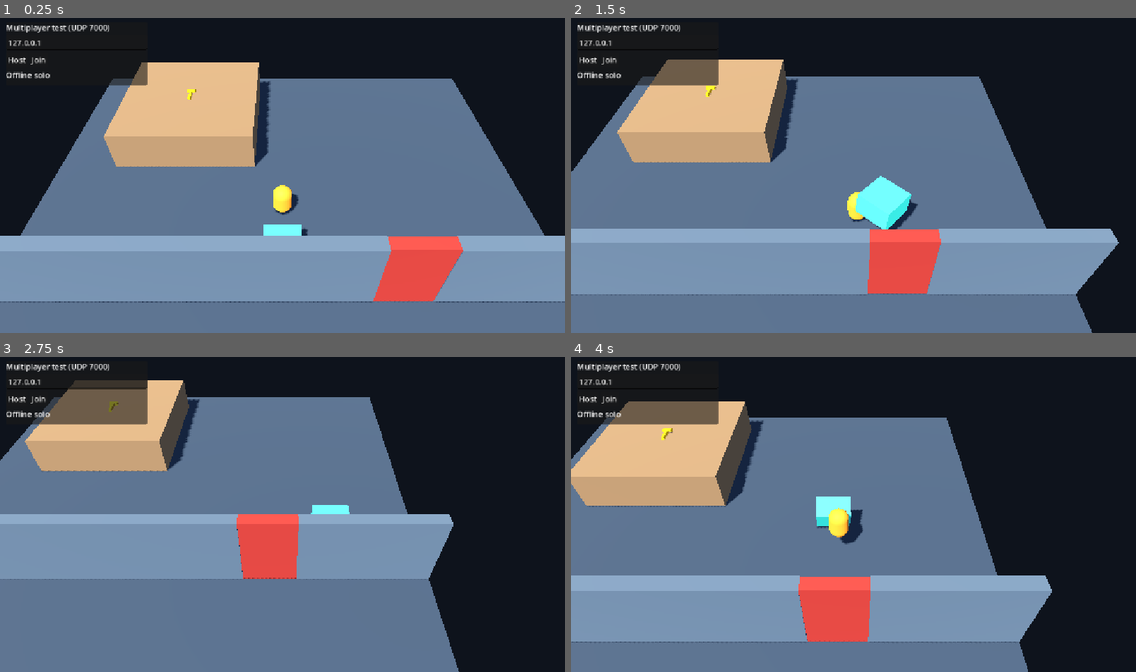
Above: before the commit, frames 1-4 (two rows, left to right).
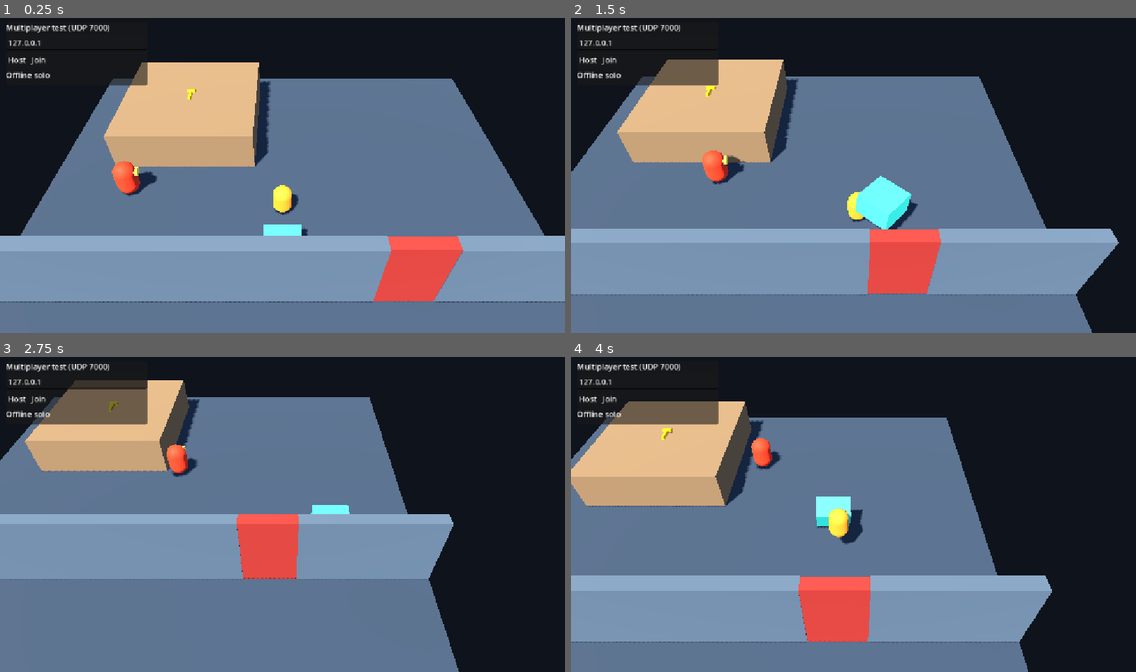
Above: after the commit, the same moments.

Repository: Lukasohgren/break-out-bear
Game: Godot game, scene res://scenes/main.tscn
Two runs of this game, one before a commit and one after it. Both use one fixed random seed, a clock stepped at 60 frames per second and the inputs below.
Inputs:
- Up to frame 1 (0.25 s): no input
- Up to frame 2 (1.5 s): hold D (move_right) 0.53-1.28 s; tap E (interact) at 0.6, 1.35 s; tap Space (jump) at 0.77 s; hold S (move_backward) from 1.28 s (still down)
- Up to frame 3 (2.75 s): tap Space (jump) at 1.52 s; release S (move_backward) at 2.03 s; hold D (move_right) from 2.03 s (still down); tap E (interact) at 2.1 s
- Up to frame 4 (4 s): release D (move_right) at 2.78 s; hold W (move_forward) 2.78-3.53 s; tap E (interact) at 2.85, 3.6 s; tap Space (jump) at 3.02, 3.77 s; hold A (move_left) from 3.53 s (still down)

The runs differ from the first frame. In frame 1, 0.5% of the frame differs, in the area x 19-28%, y 45-57%; in frame 2, 0.5%, in the area x 23-31%, y 42-53%; in frame 3, 0.4%; in frame 4, 0.3%.

Commit message:
Implemented networked guard patrol foundation

Diff:
--- /dev/null
+++ b/guard/guard.gd
@@ -0,0 +1,93 @@
+extends CharacterBody3D
+
+@export var patrol_route: Node3D
+
+@export_group("Patrol")
+@export_range(0.0, 5.0, 0.1, "or_greater", "suffix:m/s")
+var patrol_speed: float = 1.0
+@export_range(0.0, 1080.0, 10.0, "or_greater", "suffix:deg/s")
+var rotation_speed: float = 360.0
+@export_range(0.05, 1.0, 0.01, "or_greater", "suffix:m")
+var patrol_point_tolerance: float = 0.18
+
+@onready var navigation_agent: NavigationAgent3D = $NavigationAgent3D
+
+var patrol_points: Array[Marker3D] = []
+var patrol_point_index: int = 0
+var _target_started: bool = false
+var _gravity: float = float(ProjectSettings.get_setting("physics/3d/default_gravity"))
+
+
+func _ready() -> void:
+	if patrol_route == null:
+		push_error("Guard needs a Patrol Route reference in the Inspector.")
+		set_physics_process(false)
+		return
+	for child in patrol_route.get_children():
+		if child is Marker3D:
+			patrol_points.append(child)
+	if patrol_points.size() < 2:
+		push_error("Guard patrol route needs at least two Marker3D children.")
+		set_physics_process(false)
+		return
+	navigation_agent.target_desired_distance = patrol_point_tolerance
+
+
+func _physics_process(delta: float) -> void:
+	if not multiplayer.is_server() or not is_multiplayer_authority():
+		return
+
+	if is_on_floor():
+		velocity.y = 0.0
+	else:
+		velocity.y -= _gravity * delta
+
+	# The navigation map needs a physics tick to synchronize after scene load.
+	if NavigationServer3D.map_get_iteration_id(navigation_agent.get_navigation_map()) == 0:
+		velocity.x = 0.0
+		velocity.z = 0.0
+		move_and_slide()
+		return
+
+	if not _target_started:
+		_target_started = true
+		if _horizontal_distance_to(patrol_points[0].global_position) <= patrol_point_tolerance:
+			patrol_point_index = 1
+		_set_patrol_target()
+	elif _horizontal_distance_to(patrol_points[patrol_point_index].global_position) <= patrol_point_tolerance:
+		patrol_point_index = (patrol_point_index + 1) % patrol_points.size()
+		_set_patrol_target()
+
+	var next_position: Vector3 = navigation_agent.get_next_path_position()
+	var direction: Vector3 = next_position - global_position
+	direction.y = 0.0
+	if navigation_agent.is_navigation_finished() or direction.is_zero_approx():
+		velocity.x = 0.0
+		velocity.z = 0.0
+	else:
+		var speed: float = minf(patrol_speed, direction.length() / delta)
+		var movement_direction: Vector3 = direction.normalized()
+		velocity.x = movement_direction.x * speed
+		velocity.z = movement_direction.z * speed
+
+	move_and_slide()
+	_rotate_toward_movement(delta)
+
+
+func _set_patrol_target() -> void:
+	navigation_agent.target_position = patrol_points[patrol_point_index].global_position
+
+
+func _horizontal_distance_to(target: Vector3) -> float:
+	var offset: Vector3 = target - global_position
+	offset.y = 0.0
+	return offset.length()
+
+
+func _rotate_toward_movement(delta: float) -> void:
+	var movement: Vector3 = get_real_velocity()
+	movement.y = 0.0
+	if movement.is_zero_approx():
+		return
+	var target_yaw: float = atan2(-movement.x, -movement.z)
+	rotation.y = rotate_toward(rotation.y, target_yaw, deg_to_rad(rotation_speed) * delta)
--- /dev/null
+++ b/guard/guard.tscn
@@ -0,0 +1,57 @@
+[gd_scene load_steps=8 format=3]
+
+[ext_resource type="Script" path="res://guard/guard.gd" id="1_guard"]
+
+[sub_resource type="CapsuleShape3D" id="CapsuleShape3D_guard"]
+radius = 0.18
+height = 0.6
+
+[sub_resource type="StandardMaterial3D" id="StandardMaterial3D_guard"]
+albedo_color = Color(0.9, 0.25, 0.17, 1)
+roughness = 0.7
+
+[sub_resource type="CapsuleMesh" id="CapsuleMesh_guard"]
+material = SubResource("StandardMaterial3D_guard")
+radius = 0.18
+height = 0.6
+
+[sub_resource type="StandardMaterial3D" id="StandardMaterial3D_front"]
+albedo_color = Color(1, 0.87, 0.3, 1)
+
+[sub_resource type="BoxMesh" id="BoxMesh_front"]
+material = SubResource("StandardMaterial3D_front")
+size = Vector3(0.14, 0.08, 0.08)
+
+[sub_resource type="SceneReplicationConfig" id="SceneReplicationConfig_guard"]
+properties/0/path = NodePath(".:position")
+properties/0/spawn = false
+properties/0/replication_mode = 1
+properties/1/path = NodePath(".:rotation")
+properties/1/spawn = false
+properties/1/replication_mode = 1
+
+[node name="Guard" type="CharacterBody3D"]
+collision_layer = 4
+collision_mask = 1
+floor_snap_length = 0.05
+script = ExtResource("1_guard")
+
+[node name="CollisionShape3D" type="CollisionShape3D" parent="."]
+position = Vector3(0, 0.3, 0)
+shape = SubResource("CapsuleShape3D_guard")
+
+[node name="MeshInstance3D" type="MeshInstance3D" parent="."]
+position = Vector3(0, 0.3, 0)
+mesh = SubResource("CapsuleMesh_guard")
+
+[node name="FacingMarker" type="MeshInstance3D" parent="."]
+position = Vector3(0, 0.42, -0.18)
+mesh = SubResource("BoxMesh_front")
+
+[node name="NavigationAgent3D" type="NavigationAgent3D" parent="."]
+path_desired_distance = 0.12
+target_desired_distance = 0.18
+radius = 0.25
+
+[node name="MultiplayerSynchronizer" type="MultiplayerSynchronizer" parent="."]
+replication_config = SubResource("SceneReplicationConfig_guard")
--- a/items/carryable_object.tscn
+++ b/items/carryable_object.tscn
@@ -26,7 +26,7 @@
 
 [node name="CarryableObject" type="RigidBody3D" groups=["carryables"]]
 collision_layer = 2
-collision_mask = 3
+collision_mask = 11
 mass = 20.0
 script = ExtResource("1_carryable")
 
--- a/items/key.tscn
+++ b/items/key.tscn
@@ -30,7 +30,7 @@
 
 [node name="Key" type="RigidBody3D" groups=["carryables"]]
 collision_layer = 2
-collision_mask = 3
+collision_mask = 11
 script = ExtResource("1_carryable")
 item_id = &"shelf_key"
 
--- a/player/player.tscn
+++ b/player/player.tscn
@@ -29,7 +29,8 @@
 
 [node name="Player" type="CharacterBody3D" groups=["players"]]
 script = ExtResource("1_player")
-collision_mask = 3
+collision_layer = 8
+collision_mask = 11
 floor_snap_length = 0.05
 editor_description = "Toy-scale player, 0.5 m tall and 0.3 m wide. The root is at its feet; forward is local -Z. Assign Movement Camera when instancing this scene."
 
--- a/project.godot
+++ b/project.godot
@@ -55,7 +55,15 @@
 
 [layer_names]
 
+3d_physics/layer_1="World"
 3d_physics/layer_2="Carryable"
+3d_physics/layer_3="Guard"
+3d_physics/layer_4="Player"
+
+[navigation]
+
+3d/default_cell_size=0.05
+3d/default_cell_height=0.05
 
 [physics]
 
--- a/scenes/main.tscn
+++ b/scenes/main.tscn
@@ -6,6 +6,8 @@
 [ext_resource type="Script" path="res://network/network_session.gd" id="4_network_session"]
 [ext_resource type="PackedScene" path="res://items/key.tscn" id="5_key"]
 [ext_resource type="PackedScene" path="res://world/locked_door.tscn" id="6_locked_door"]
+[ext_resource type="NavigationMesh" path="res://world/test_navigation_mesh.tres" id="7_guard_nav"]
+[ext_resource type="PackedScene" path="res://guard/guard.tscn" id="8_guard"]
 
 [sub_resource type="StandardMaterial3D" id="StandardMaterial3D_floor"]
 albedo_color = Color(0.19, 0.25, 0.32, 1)
@@ -56,7 +58,7 @@
 reflected_light_source = 1
 tonemap_mode = 2
 
-[node name="Main" type="Node3D" unique_id=1253121385]
+[node name="Main" type="Node3D" unique_id=1253121385 groups=["guard_navigation_source"]]
 editor_description = "First puzzle test: move the box to the shelf, retrieve the key, and open the door. Scale convention: 1 unit = 1 metre."
 
 [node name="Floor" type="StaticBody3D" parent="." unique_id=463263654]
@@ -108,6 +110,28 @@
 
 [node name="LockedDoor" parent="." instance=ExtResource("6_locked_door")]
 position = Vector3(1.6, 0.6, 1.5)
+
+[node name="GuardNavigation" type="NavigationRegion3D" parent="."]
+navigation_mesh = ExtResource("7_guard_nav")
+
+[node name="GuardPatrol" type="Node3D" parent="."]
+editor_description = "Move these markers to edit the Guard patrol. Child order is the visit order. Rebake GuardNavigation after changing static geometry."
+
+[node name="Point01" type="Marker3D" parent="GuardPatrol"]
+position = Vector3(-2.8, 0, -0.4)
+
+[node name="Point02" type="Marker3D" parent="GuardPatrol"]
+position = Vector3(0.2, 0, -3.25)
+
+[node name="Point03" type="Marker3D" parent="GuardPatrol"]
+position = Vector3(2.5, 0, -2.7)
+
+[node name="Point04" type="Marker3D" parent="GuardPatrol"]
+position = Vector3(1.6, 0, 0.8)
+
+[node name="Guard" parent="." node_paths=PackedStringArray("patrol_route") instance=ExtResource("8_guard")]
+position = Vector3(-2.8, 0, -0.4)
+patrol_route = NodePath("../GuardPatrol")
 
 [node name="WorldEnvironment" type="WorldEnvironment" parent="." unique_id=1158593214]
 environment = SubResource("Environment_composition")
--- /dev/null
+++ b/world/test_navigation_mesh.tres
@@ -0,0 +1,15 @@
+[gd_resource type="NavigationMesh" format=3]
+
+[resource]
+vertices = PackedVector3Array(-3.25, 0.099999994, -3.55, -3.05, 0.099999994, -3.75, -3.75, 0.099999994, -3.75, -3.75, 0.099999994, -1.3, -3.25, 0.099999994, -1.3, -0.45000005, 0.099999994, -0.70000005, -0.75, 0.099999994, -0.70000005, -0.70000005, 0.099999994, 1.1500001, -0.20000005, 0.099999994, -0.95000005, 3.75, 0.099999994, 1.1500001, 3.75, 0.099999994, -3.75, -0.39999986, 0.099999994, -3.75, -0.20000005, 0.099999994, -3.55, -0.75, 0.79999995, -1.25, -0.70000005, 0.79999995, -1.45, -0.75, 0.79999995, -3.25, -2.75, 0.79999995, -3.25, -2.75, 0.79999995, -1.25, -2.6999998, 0.099999994, -3.2, -2.6999998, 0.099999994, -1.25, -0.75, 0.099999994, -1.25, -0.75, 0.099999994, -3.2, -3.25, 0.099999994, -0.89999986, -3.05, 0.099999994, -0.70000005, -3.75, 0.099999994, 1.1500001, -3.75, 0.099999994, 1.9000001, -3.75, 0.099999994, 3.75, 3.75, 0.099999994, 3.75, 3.75, 0.099999994, 1.9000001)
+polygons = [PackedInt32Array(2, 1, 0), PackedInt32Array(4, 3, 0), PackedInt32Array(0, 3, 2), PackedInt32Array(7, 6, 5), PackedInt32Array(5, 8, 7), PackedInt32Array(7, 8, 9), PackedInt32Array(12, 11, 10), PackedInt32Array(12, 10, 8), PackedInt32Array(8, 10, 9), PackedInt32Array(14, 13, 15), PackedInt32Array(15, 13, 17), PackedInt32Array(15, 17, 16), PackedInt32Array(21, 20, 18), PackedInt32Array(18, 20, 19), PackedInt32Array(3, 4, 22), PackedInt32Array(22, 23, 3), PackedInt32Array(3, 23, 24), PackedInt32Array(6, 7, 23), PackedInt32Array(23, 7, 24), PackedInt32Array(28, 27, 25), PackedInt32Array(25, 27, 26)]
+geometry_parsed_geometry_type = 1
+geometry_collision_mask = 1
+geometry_source_geometry_mode = 1
+geometry_source_group_name = &"guard_navigation_source"
+cell_size = 0.05
+cell_height = 0.05
+agent_height = 0.65
+agent_radius = 0.25
+agent_max_climb = 0.15
+region_min_size = 1.0
Not shown, added: guard/guard.gd.uid
